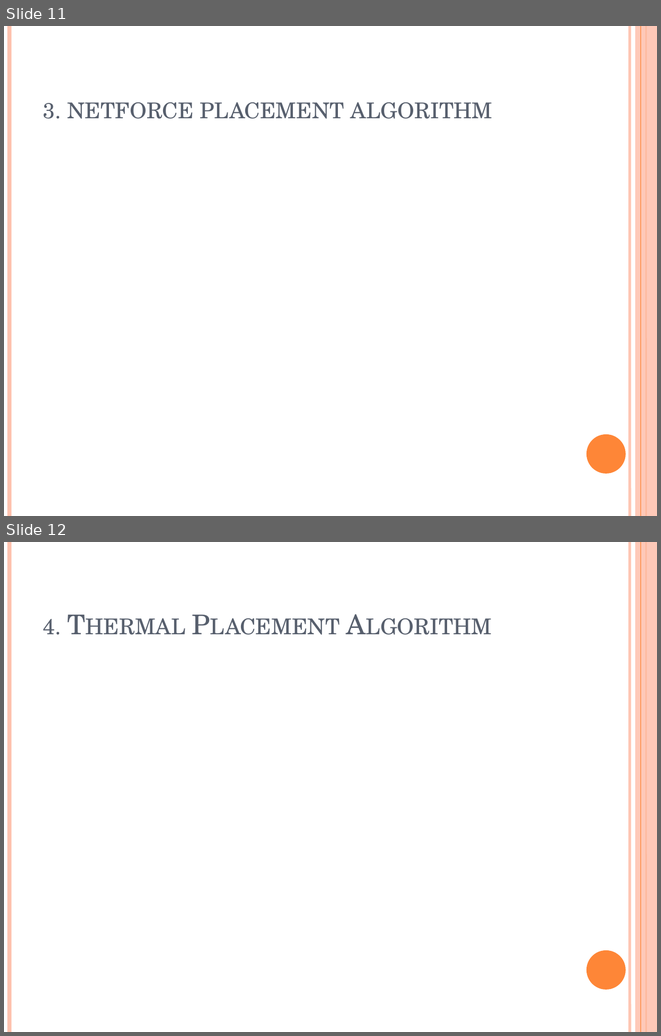
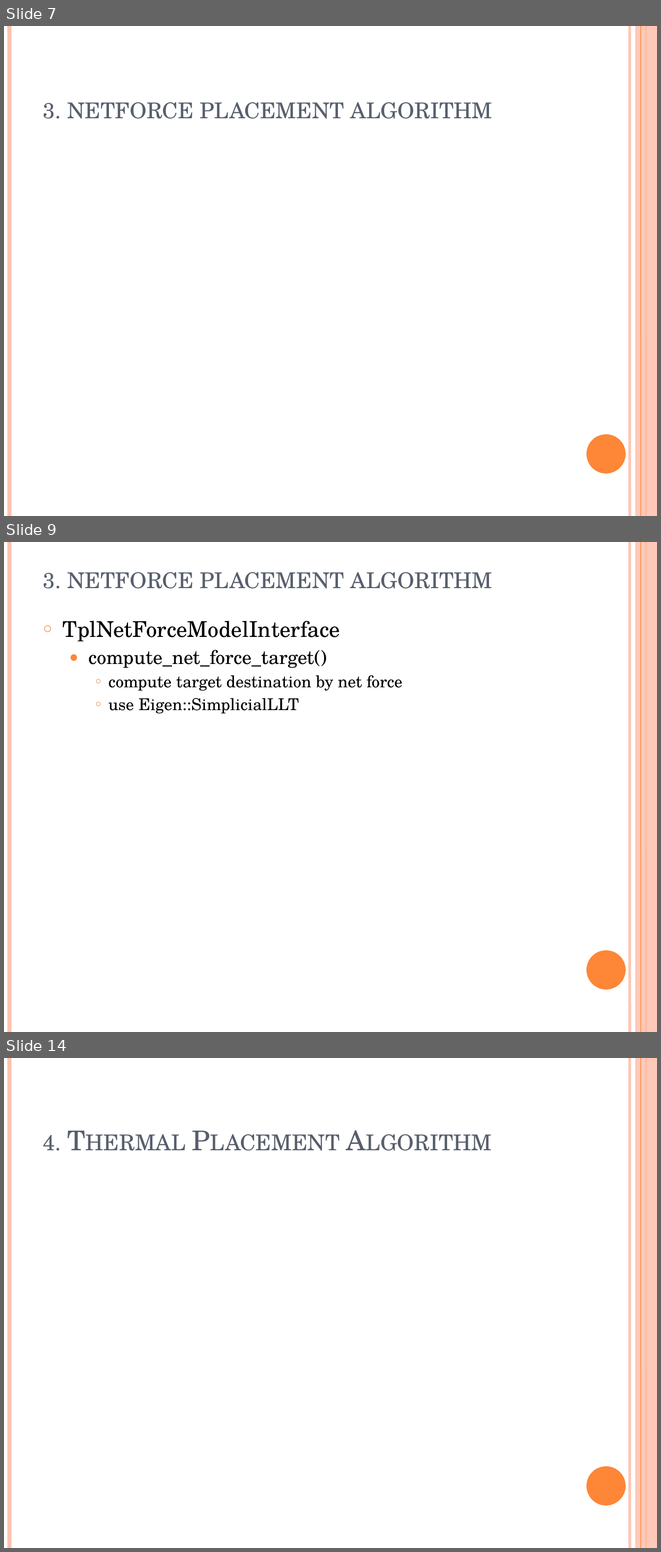
Before and after one commit to marcusgao94/TPL, a slide deck: TPL.pptx. Shown one above the other, each under a label of ours: slides 11 and 12 before the commit, slides 7, 9 and 14 after it; the slides between them are not shown. The pictures are 661x1036 and 661x1552 pixels, drawn with LibreOffice and Linux fonts; fonts in the diff are those of the drawing; grey boxes stand for pictures. Boxes give left, top, right and bottom in pixels: in the first picture for what was removed or moved away, otherwise in the second. Text is boxed around its words. In the diff, an @@ line names an element or a change of style, - is before the commit and + after.

```diff
--- a/TPL.pptx
+++ b/TPL.pptx
@@ slide 9 added at (4, 542, 657, 1032), background #FFFFFF; not listed: 6 template elements that a slide beside it also shows @@
@@ title added at (43, 572, 492, 589), 30 pt, text #575F6D, small capitals @@
+3. netforce placement algorithm
@@ text added at (63, 620, 403, 714), 18 pt, text #000000 @@
+○ TplNetForceModelInterface
+  ● compute_net_force_target()
+    ○ compute target destination by net force
+    ○ use Eigen::SimplicialLLT
@@ what was slide 11 is now slide 7 @@
@@ what was slide 12 is now slide 14 @@
```
Also in this commit, not shown: 5 slides changed, 1 other slide added, 4 slides removed.
